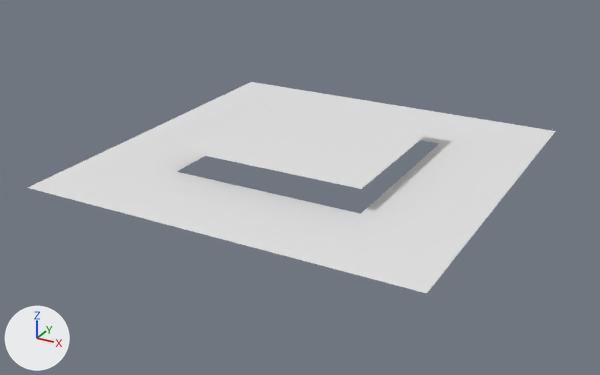
The FBX model dev/models/_128.fbx, before and after one commit.
Both versions are drawn from a 50 mm lens placed at (3.73, -7.07, 2.92), pointed at (0.0, -0.28, -0.47). Lighting does not change. The marker at lower left points along +X, +Y and +Z. The picture after the commit comes second. Where no turn or scale is listed for an object, it has been applied to the vertices.
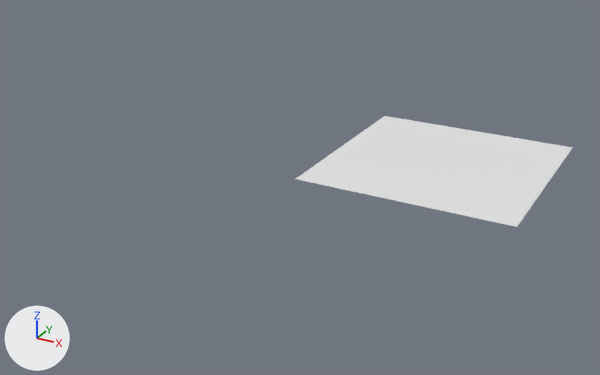
The change, as JSON lines over the scene's bpy script:
```json
{"op": "remove", "block": "ob_plane_001", "code": ["ob_plane_001 = bpy.data.objects.new('Plane.001', me_plane_003)", "ob_plane_001.location = (0.003, 0.007, -0.237)"]}
{"op": "set", "path": "ob_plane.location", "old": "(0.003, 0.007, 0.0)", "new": "(1.394, -0.086, 0.005)"}
```

Boxes (x1, y1, x2, y2) around the edits, measured in the pictures (600 x 375 px):
```json
{"object": "Plane.001", "change": "deleted", "before": [28, 82, 555, 293]}
{"object": "Plane", "change": "moved", "before": [176, 95, 440, 189], "after": [296, 116, 573, 227]}
```
